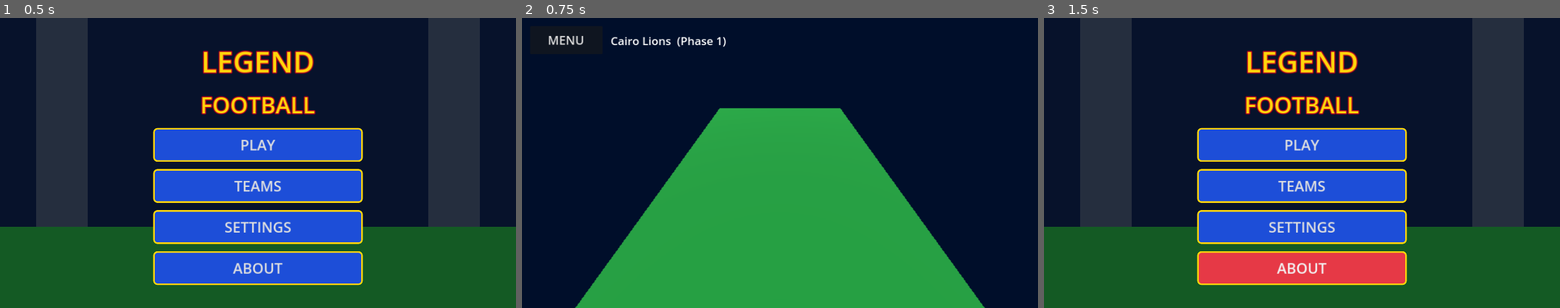
Above: before the commit, frames 1-3 (left to right).
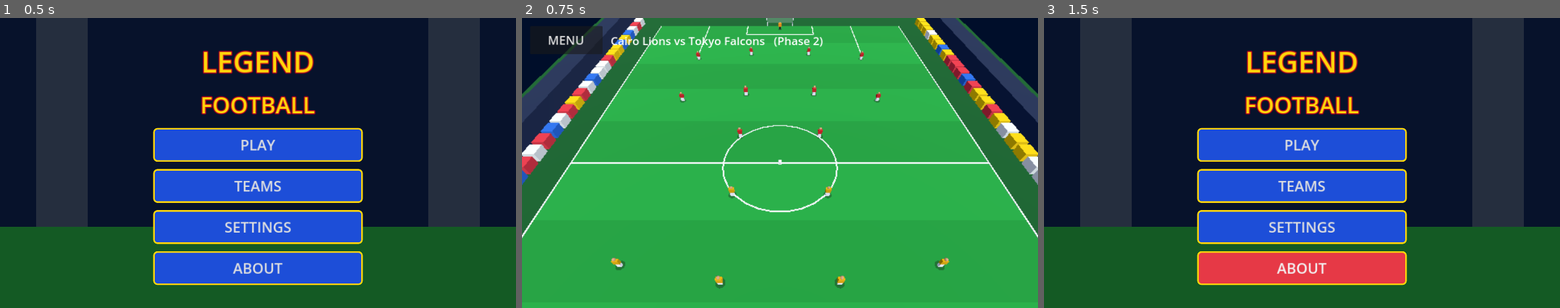
Above: after the commit, the same moments.

Repository: saaalk455-blip/Legend-Football-
Game: Godot game, scene res://scenes/main_menu.tscn
Two runs of this game, one before a commit and one after it. Both use one fixed random seed, a clock stepped at 60 frames per second and the inputs below.
Inputs:
- Up to frame 1 (0.5 s): no input
- Up to frame 2 (0.75 s): click "PLAY" at 0.5 s
- Up to frame 3 (1.5 s): click "MENU" at 1.25 s

Frame 1 is identical in both runs. In frame 2, 60% of the frame differs, in the area x 0-100%, y 0-100%; in frame 3, nothing differs.

Commit message:
Phase 2: pitch, goals, camera, players, ball
Co-Authored-By: Claude Sonnet 5.5 <noreply@anthropic.com>
Claude-Session: https://claude.ai/code/session_017XVsjNCat4JJGNMQ9QTcfi

Diff:
--- a/scripts/game.gd
+++ b/scripts/game.gd
@@ -1,44 +1,197 @@
 extends Node3D
-## Phase 1 placeholder match scene: pitch, light, camera, back button.
-## Players, ball and rules arrive in later phases.
+## PHASE 2: pitch, goals, TV camera, 22 players, ball.
+## Movement, rules and AI arrive in later phases.
 
 const PITCH_W := 68.0   # X
 const PITCH_L := 105.0  # Z
+const HALF_L := PITCH_L / 2.0
+const HALF_W := PITCH_W / 2.0
+const GOAL_W := 7.32
+const GOAL_H := 2.44
+
+# role, x (-1..1 across pitch), depth (0 = own goal line, 1 = opposite goal line)
+const FORMATION := [
+	["GK", 0.0, 0.02],
+	["DEF", -0.7, 0.18], ["DEF", -0.25, 0.16], ["DEF", 0.25, 0.16], ["DEF", 0.7, 0.18],
+	["MID", -0.7, 0.34], ["MID", -0.25, 0.32], ["MID", 0.25, 0.32], ["MID", 0.7, 0.34],
+	["FWD", -0.25, 0.44], ["FWD", 0.25, 0.44],
+]
+
+var players: Array[Player] = []
+var ball: MeshInstance3D
+var cam: Camera3D
+var team_a := 0
+var team_b := 1
 
 
 func _ready() -> void:
 	Global.apply_quality()
-	_build_world()
+	team_a = Global.team_index
+	team_b = (team_a + 1) % Global.TEAMS.size()
+	_build_environment()
+	_build_pitch()
+	_build_goals()
+	_build_teams()
+	_build_ball()
+	_build_camera()
 	_build_ui()
 
 
-func _build_world() -> void:
+func _process(delta: float) -> void:
+	if cam == null or ball == null:
+		return
+	# TV-style camera: follows the ball smoothly along the pitch.
+	var target := Vector3(ball.position.x * 0.4, 34.0, ball.position.z * 0.75 + 30.0)
+	target.z = clampf(target.z, -HALF_L + 18.0, HALF_L + 30.0)
+	cam.position = cam.position.lerp(target, clampf(delta * 3.0, 0.0, 1.0))
+	cam.look_at(Vector3(ball.position.x * 0.4, 0.0, ball.position.z * 0.75), Vector3.UP)
+
+
+func _mat(color: Color) -> StandardMaterial3D:
+	var m := StandardMaterial3D.new()
+	m.albedo_color = color
+	return m
+
+
+func _box(size: Vector3, pos: Vector3, color: Color) -> MeshInstance3D:
+	var mi := MeshInstance3D.new()
+	var bm := BoxMesh.new()
+	bm.size = size
+	mi.mesh = bm
+	mi.material_override = _mat(color)
+	mi.position = pos
+	add_child(mi)
+	return mi
+
+
+func _build_environment() -> void:
 	var env := WorldEnvironment.new()
 	var e := Environment.new()
 	e.background_mode = Environment.BG_COLOR
 	e.background_color = Color("07122b")
 	e.ambient_light_source = Environment.AMBIENT_SOURCE_COLOR
-	e.ambient_light_color = Color(0.6, 0.65, 0.8)
+	e.ambient_light_color = Color(0.7, 0.72, 0.85)
 	e.ambient_light_energy = 0.6
 	env.environment = e
 	add_child(env)
 
 	var sun := DirectionalLight3D.new()
-	sun.rotation_degrees = Vector3(-60, 30, 0)
+	sun.rotation_degrees = Vector3(-60, 25, 0)
 	sun.light_energy = 0.9
 	add_child(sun)
 
-	var pitch := MeshInstance3D.new()
-	var pm := PlaneMesh.new()
-	pm.size = Vector2(PITCH_W, PITCH_L)
-	pitch.mesh = pm
-	var mat := StandardMaterial3D.new()
-	mat.albedo_color = Color("1f9d3a")
-	pitch.material_override = mat
-	add_child(pitch)
-
-	var cam := Camera3D.new()
-	cam.position = Vector3(0, 38, 52)
+
+func _build_pitch() -> void:
+	# Mowing stripes: alternating green bands across the length.
+	var bands := 10
+	var band_len := PITCH_L / bands
+	for i in bands:
+		var c := Color("1f9d3a") if i % 2 == 0 else Color("23aa40")
+		_box(Vector3(PITCH_W, 0.1, band_len), Vector3(0, -0.05, -HALF_L + band_len * (i + 0.5)), c)
+
+	# Surrounding ground
+	_box(Vector3(PITCH_W + 40, 0.1, PITCH_L + 40), Vector3(0, -0.2, 0), Color("14602a"))
+
+	var white := Color("f2f2f2")
+	var t := 0.25
+	var y := 0.02
+	# Outer lines
+	_box(Vector3(PITCH_W, 0.02, t), Vector3(0, y, -HALF_L), white)
+	_box(Vector3(PITCH_W, 0.02, t), Vector3(0, y, HALF_L), white)
+	_box(Vector3(t, 0.02, PITCH_L), Vector3(-HALF_W, y, 0), white)
+	_box(Vector3(t, 0.02, PITCH_L), Vector3(HALF_W, y, 0), white)
+	# Halfway line
+	_box(Vector3(PITCH_W, 0.02, t), Vector3(0, y, 0), white)
+	# Penalty boxes (16.5 deep, 40.3 wide) and 6-yard boxes (5.5 deep, 18.3 wide)
+	for s in [-1, 1]:
+		var gz: float = s * HALF_L
+		var pz: float = gz - s * 16.5
+		_box(Vector3(40.3, 0.02, t), Vector3(0, y, pz), white)
+		_box(Vector3(t, 0.02, 16.5), Vector3(-20.15, y, gz - s * 8.25), white)
+		_box(Vector3(t, 0.02, 16.5), Vector3(20.15, y, gz - s * 8.25), white)
+		var sz: float = gz - s * 5.5
+		_box(Vector3(18.3, 0.02, t), Vector3(0, y, sz), white)
+		_box(Vector3(t, 0.02, 5.5), Vector3(-9.15, y, gz - s * 2.75), white)
+		_box(Vector3(t, 0.02, 5.5), Vector3(9.15, y, gz - s * 2.75), white)
+	# Centre circle (approximated with a ring of small segments)
+	var seg := 28
+	for i in seg:
+		var a := TAU * i / seg
+		var seg_len := TAU * 9.15 / seg + 0.1
+		var b := _box(Vector3(seg_len, 0.02, t), Vector3(cos(a) * 9.15, y, sin(a) * 9.15), white)
+		b.rotation.y = -a + PI / 2.0
+	# Centre spot
+	_box(Vector3(0.6, 0.02, 0.6), Vector3(0, y, 0), white)
+
+
+func _build_goals() -> void:
+	var post := 0.2
+	for s in [-1, 1]:
+		var gz: float = s * HALF_L
+		_box(Vector3(post, GOAL_H, post), Vector3(-GOAL_W / 2.0, GOAL_H / 2.0, gz), Color.WHITE)
+		_box(Vector3(post, GOAL_H, post), Vector3(GOAL_W / 2.0, GOAL_H / 2.0, gz), Color.WHITE)
+		_box(Vector3(GOAL_W + post, post, post), Vector3(0, GOAL_H, gz), Color.WHITE)
+		# Simple back net (translucent)
+		var net := _box(Vector3(GOAL_W, GOAL_H, 0.05), Vector3(0, GOAL_H / 2.0, gz + s * 2.0), Color(1, 1, 1, 0.25))
+		(net.material_override as StandardMaterial3D).transparency = BaseMaterial3D.TRANSPARENCY_ALPHA
+	# Simple crowd stands: coloured blocks behind both ends and sides
+	var rng := RandomNumberGenerator.new()
+	rng.seed = 7
+	var crowd_cols := [Color("e63946"), Color("ffd60a"), Color("2a6fdb"), Color("f1faee")]
+	for i in 40:
+		for side in [-1, 1]:
+			var z := -HALF_L + (PITCH_L * i / 39.0)
+			_box(Vector3(2.0, 1.6, 2.2), Vector3(side * (HALF_W + 6.0), 1.0, z), crowd_cols[rng.randi() % crowd_cols.size()])
+	_box(Vector3(4.0, 5.0, PITCH_L + 10), Vector3(-HALF_W - 9.0, 2.5, 0), Color("22304f"))
+	_box(Vector3(4.0, 5.0, PITCH_L + 10), Vector3(HALF_W + 9.0, 2.5, 0), Color("22304f"))
+
+
+func _build_teams() -> void:
+	var ta: Dictionary = Global.TEAMS[team_a]
+	var tb: Dictionary = Global.TEAMS[team_b]
+	var rng := RandomNumberGenerator.new()
+	rng.seed = 11
+	for team_id in 2:
+		var td: Dictionary = ta if team_id == 0 else tb
+		# Team 0 (player) defends +Z and attacks toward -Z; team 1 is mirrored.
+		var dir := 1.0 if team_id == 0 else -1.0
+		for i in FORMATION.size():
+			var f: Array = FORMATION[i]
+			var x: float = f[1] * (HALF_W - 6.0) * dir
+			var z: float = dir * (HALF_L - f[2] * PITCH_L)
+			var shirt: Color = td["c1"]
+			var shorts: Color = td["c2"]
+			if f[0] == "GK":
+				shirt = Color("39ff14") if team_id == 0 else Color("ff9f1c")
+				shorts = Color("222222")
+			var p := Player.new()
+			add_child(p)
+			p.setup(team_id, f[0], Vector3(x, 0, z), shirt, shorts, i + 1)
+			p.speed_stat = rng.randi_range(60, 90)
+			p.shoot_stat = rng.randi_range(55, 90)
+			p.pass_stat = rng.randi_range(55, 90)
+			# Face the opponent goal
+			p.rotation.y = 0.0 if team_id == 1 else PI
+			players.append(p)
+
+
+func _build_ball() -> void:
+	ball = MeshInstance3D.new()
+	var sm := SphereMesh.new()
+	sm.radius = 0.35
+	sm.height = 0.7
+	sm.radial_segments = 10
+	sm.rings = 6
+	ball.mesh = sm
+	ball.material_override = _mat(Color("fafafa"))
+	ball.position = Vector3(0, 0.35, 0)
+	add_child(ball)
+
+
+func _build_camera() -> void:
+	cam = Camera3D.new()
+	cam.fov = 55.0
+	cam.position = Vector3(0, 34.0, 30.0)
 	add_child(cam)
 	cam.look_at(Vector3.ZERO, Vector3.UP)
 	cam.current = true
@@ -55,7 +208,7 @@
 	b.pressed.connect(func(): get_tree().change_scene_to_file("res://scenes/main_menu.tscn"))
 	layer.add_child(b)
 	var l := Label.new()
-	l.text = "%s  (%s)" % [Global.TEAMS[Global.team_index]["name"], "Phase 1"]
+	l.text = "%s vs %s   (Phase 2)" % [Global.TEAMS[team_a]["name"], Global.TEAMS[team_b]["name"]]
 	l.position = Vector2(220, 36)
 	l.add_theme_font_size_override("font_size", 28)
 	layer.add_child(l)
--- /dev/null
+++ b/scripts/player.gd
@@ -0,0 +1,71 @@
+class_name Player
+extends Node3D
+## Low-poly retro player built from primitives (no external assets).
+
+var team_id := 0
+var role := "MID"            # GK, DEF, MID, FWD
+var home_pos := Vector3.ZERO
+var speed_stat := 70
+var shoot_stat := 70
+var pass_stat := 70
+var shirt_number := 1
+
+
+func setup(p_team: int, p_role: String, p_home: Vector3, shirt: Color, shorts: Color, number: int) -> void:
+	team_id = p_team
+	role = p_role
+	home_pos = p_home
+	shirt_number = number
+	position = p_home
+
+	var shirt_mat := StandardMaterial3D.new()
+	shirt_mat.albedo_color = shirt
+	var shorts_mat := StandardMaterial3D.new()
+	shorts_mat.albedo_color = shorts
+	var skin_mat := StandardMaterial3D.new()
+	skin_mat.albedo_color = Color("d9a577")
+
+	# Legs / shorts
+	var legs := MeshInstance3D.new()
+	var lm := BoxMesh.new()
+	lm.size = Vector3(0.55, 0.8, 0.35)
+	legs.mesh = lm
+	legs.material_override = shorts_mat
+	legs.position = Vector3(0, 0.4, 0)
+	add_child(legs)
+
+	# Torso / shirt
+	var torso := MeshInstance3D.new()
+	var tm := BoxMesh.new()
+	tm.size = Vector3(0.75, 0.8, 0.4)
+	torso.mesh = tm
+	torso.material_override = shirt_mat
+	torso.position = Vector3(0, 1.2, 0)
+	add_child(torso)
+
+	# Head
+	var head := MeshInstance3D.new()
+	var hm := SphereMesh.new()
+	hm.radius = 0.22
+	hm.height = 0.44
+	hm.radial_segments = 8
+	hm.rings = 4
+	head.mesh = hm
+	head.material_override = skin_mat
+	head.position = Vector3(0, 1.85, 0)
+	add_child(head)
+
+	# Simple blob shadow
+	var shadow := MeshInstance3D.new()
+	var sm := CylinderMesh.new()
+	sm.top_radius = 0.6
+	sm.bottom_radius = 0.6
+	sm.height = 0.01
+	sm.radial_segments = 12
+	shadow.mesh = sm
+	var sh_mat := StandardMaterial3D.new()
+	sh_mat.albedo_color = Color(0, 0, 0, 0.35)
+	sh_mat.transparency = BaseMaterial3D.TRANSPARENCY_ALPHA
+	shadow.material_override = sh_mat
+	shadow.position = Vector3(0, 0.02, 0)
+	add_child(shadow)
